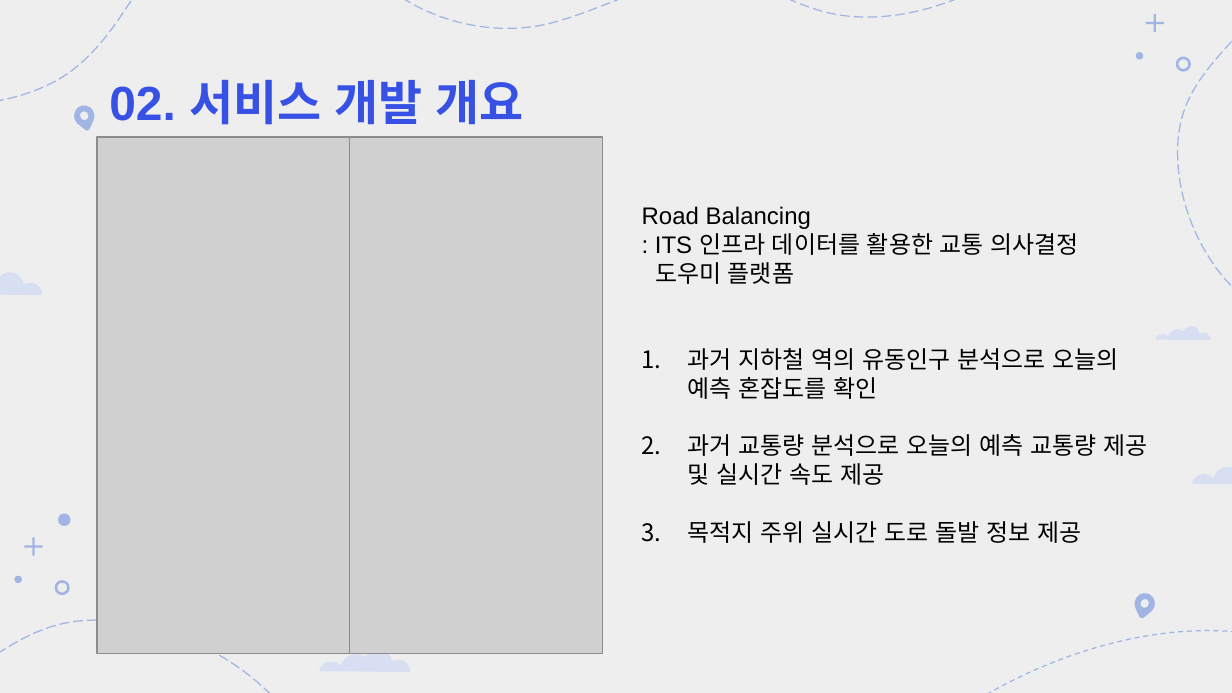
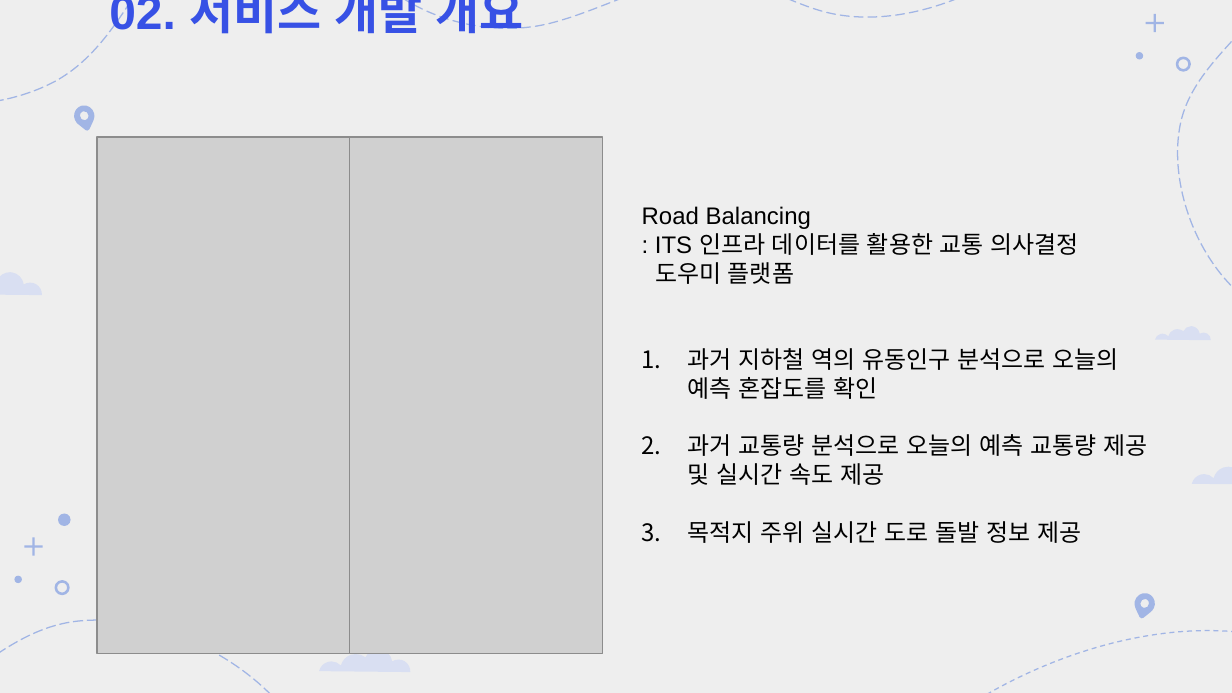
Before and after one commit to LeeHyungSeop/Road-Balancing, a slide deck: slide 4 of 발표-PPT/최종본.pptx. Drawn at 1232x693 pixels with LibreOffice and Linux fonts; fonts in the diff are those of the drawing; grey boxes stand for pictures. Boxes give left, top, right and bottom in pixels: in the first picture for what was removed or moved away, otherwise in the second. Text is boxed around its words. In the diff, an @@ line names an element or a change of style, - is before the commit and + after.

Commit message:
final ppt

```diff
--- a/발표-PPT/최종본.pptx
+++ b/발표-PPT/최종본.pptx
@@ title "02. 서비스 개발 개요" rewrapped from box(109, 80, 524, 125) to box(109, 0, 524, 34) @@
```
Also in this commit, not shown: 1 other file.
